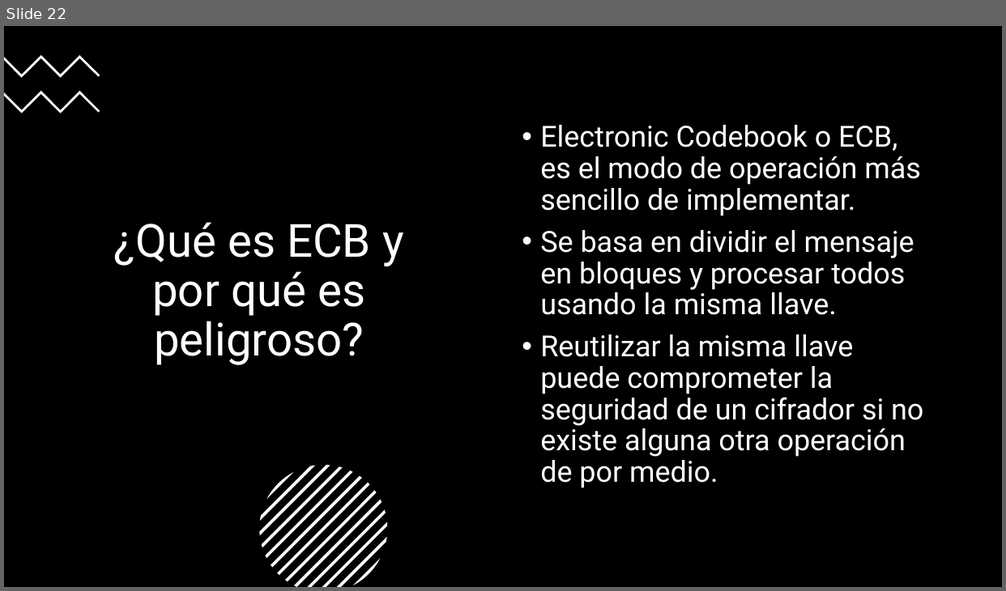
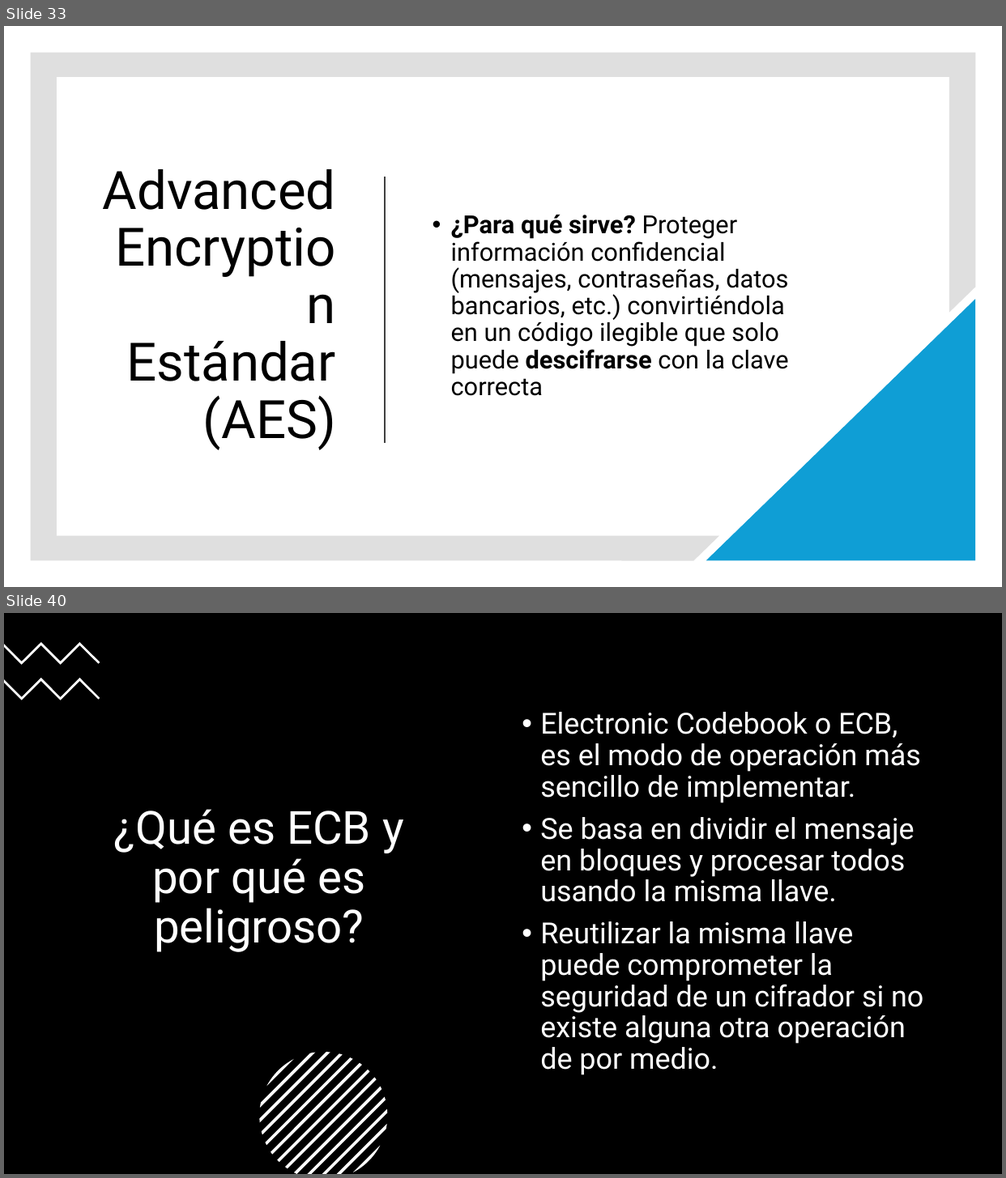
Before and after one commit to AlexPs06/CienciaViva2025-ICAP, a slide deck: Cifrado-Imagenes.pptx. Shown one above the other, each under a label of ours: slide 22 before the commit, slides 33 and 40 after it; the slides between them are not shown. The pictures are 1006x591 and 1006x1178 pixels, drawn with LibreOffice and Linux fonts; fonts in the diff are those of the drawing. Boxes give left, top, right and bottom in pixels: in the first picture for what was removed or moved away, otherwise in the second. Text is boxed around its words. In the diff, an @@ line names an element or a change of style, - is before the commit and + after.

```diff
--- a/Cifrado-Imagenes.pptx
+++ b/Cifrado-Imagenes.pptx
@@ slide 33 added at bbox=[4, 26, 1002, 587], background #FFFFFF @@
@@ freeform shape added at bbox=[30, 52, 976, 561], fill #808080 at 25% opacity @@
@@ title added at bbox=[103, 169, 336, 450], 51 pt, text #000000 @@
+Advanced Encryption Estándar (AES)
@@ line added from (385, 178) to (385, 443), #404040 1.5 pt @@
@@ text added at bbox=[451, 215, 789, 396], 24 pt, text #000000 @@
+• ¿Para qué sirve? Proteger información confidencial (mensajes, contraseñas, datos bancarios, etc.) convirtiéndola en un código ilegible que solo puede descifrarse con la clave correcta
@@ right triangle added at bbox=[706, 299, 976, 561], fill #0F9ED5 @@
@@ what was slide 22 is now slide 40 @@
```
Also in this commit, not shown: 16 slides changed, 19 other slides added, 2 slides removed, 4 other files.
